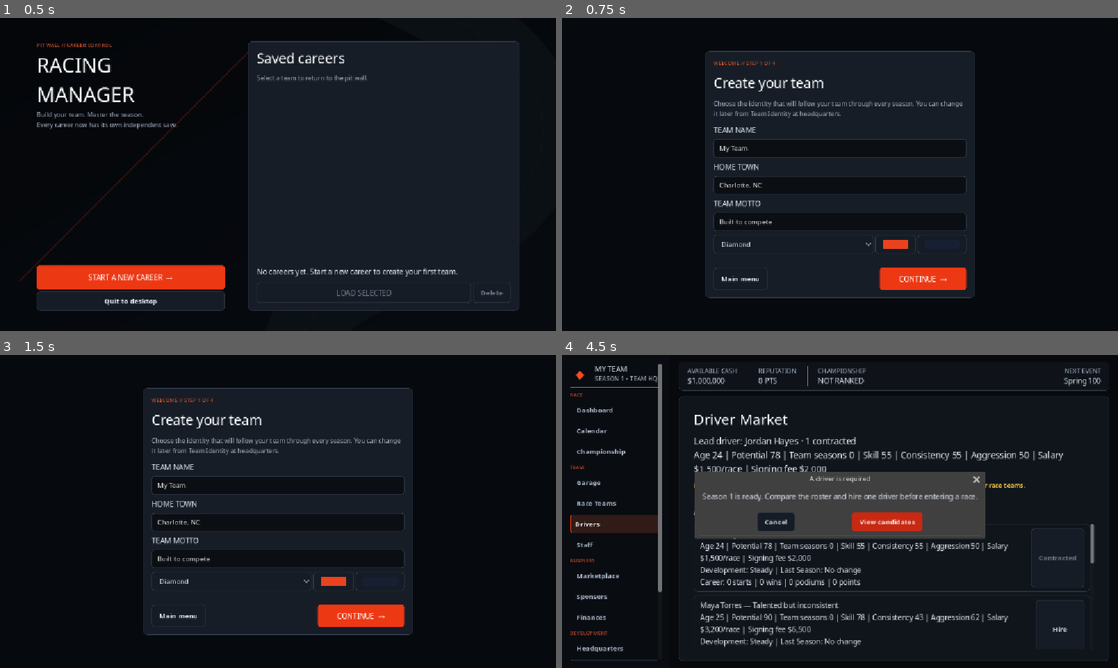
Above: before the commit, frames 1-4 (two rows, left to right).
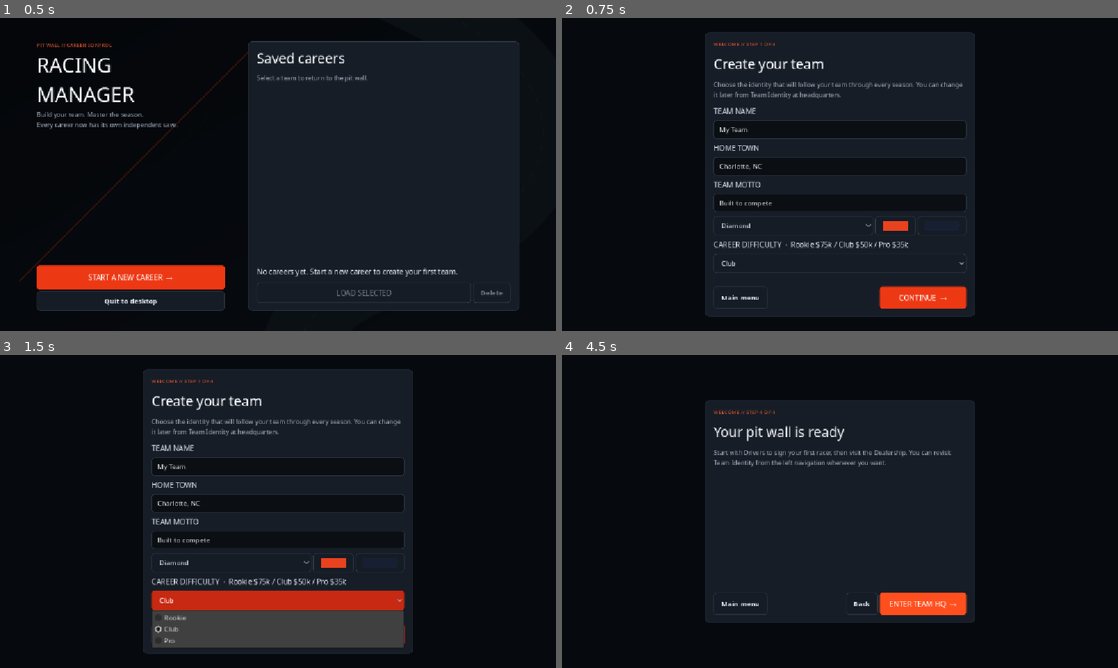
Above: after the commit, the same moments.

Repository: joeyp24/racing_manager
Game: Godot game, scene res://scenes/main_menu/main_menu.tscn
Two runs of this game, one before a commit and one after it. Both use one fixed random seed, a clock stepped at 60 frames per second and the inputs below.
Inputs (mouse positions are in pixels of both pictures, inside the frame that each line leads up to):
- Up to frame 1 (0.5 s): no input
- Up to frame 2 (0.75 s): click "START A NEW CAREER →" at 0.5 s
- Up to frame 3 (1.5 s): click (278, 599) at 1.25 s, where only the run after the commit has a clickable "Club"
- Up to frame 4 (4.5 s): click "CONTINUE →" at 2 s; click "CONTINUE →" at 2.75 s; click "CONTINUE →" at 3.5 s; click "ENTER TEAM HQ →" (after the commit: "CONTINUE →") at 4.25 s

Frame 1 is identical in both runs. In frame 2, 6.9% of the frame differs, in the area x 25-75%, y 4-96%; in frame 3, 13%; in frame 4, 22%, in the area x 1-99%, y 2-98%.

Commit message:
Rebalance career economy and race weekends

Diff:
--- a/autoload/race_manager.gd
+++ b/autoload/race_manager.gd
@@ -537,9 +537,13 @@
 		ai_driver.get("aggression", 50)
 	)
 
+	var career_growth := 0.0
+	if GameManager.team != null:
+		career_growth = float(GameManager.team.season_number - 1) * float(GameManager.team.get_difficulty_setting("ai_growth", 0.75))
 	var difficulty_score: float = (
 		34.0
 		+ float(selected_race.difficulty) * 0.30
+		+ career_growth
 	)
 
 	var skill_score: float = (
@@ -592,15 +596,16 @@
 	selected_race: Race,
 	finishing_position: int
 ) -> int:
-	match finishing_position:
-		1:
-			return selected_race.first_place_prize
-		2:
-			return selected_race.second_place_prize
-		3:
-			return selected_race.third_place_prize
-		_:
-			return 0
+	if finishing_position == 1:
+		return selected_race.first_place_prize
+	if finishing_position == 2:
+		return selected_race.second_place_prize
+	if finishing_position == 3:
+		return selected_race.third_place_prize
+	# Weekly short-track purses pay the whole field, including start money.
+	var base_payouts: Array[int] = [175, 150, 125, 110, 100, 90, 85]
+	var base := base_payouts[finishing_position - 4] if finishing_position >= 4 and finishing_position <= 10 else 75
+	return roundi(float(base) * float(selected_race.first_place_prize) / 500.0)
 
 
 func calculate_mileage_added(
@@ -767,7 +772,7 @@
 		return
 
 	result.sponsor_name = sponsor.sponsor_name
-	result.sponsor_race_payment = sponsor.payment_per_race
+	result.sponsor_race_payment = roundi(float(sponsor.payment_per_race) * float(team.get_difficulty_setting("sponsor_multiplier", 1.0)))
 	GameManager.add_team_money(result.sponsor_race_payment)
 	team.record_finance("Sponsor", result.sponsor_race_payment, "%s race payment" % sponsor.sponsor_name)
 	result.net_earnings += result.sponsor_race_payment
@@ -780,7 +785,7 @@
 		if team.sponsor_objective_progress >= sponsor.objective_target:
 			team.sponsor_objective_completed = true
 			result.sponsor_objective_completed = true
-			result.sponsor_objective_bonus = sponsor.objective_bonus
+			result.sponsor_objective_bonus = roundi(float(sponsor.objective_bonus) * float(team.get_difficulty_setting("sponsor_multiplier", 1.0)))
 			GameManager.add_team_money(result.sponsor_objective_bonus)
 			team.record_finance("Sponsor", result.sponsor_objective_bonus, "%s objective bonus" % sponsor.sponsor_name)
 			result.net_earnings += result.sponsor_objective_bonus
--- a/resources/races/capital_200.tres
+++ b/resources/races/capital_200.tres
@@ -9,8 +9,12 @@
 track_name = "Capital Speedway"
 race_date = "June 15"
 lap_count = 180
-entry_fee = 2200
-first_place_prize = 8000
-second_place_prize = 4000
-third_place_prize = 2000
+entry_fee = 50
+first_place_prize = 500
+second_place_prize = 300
+third_place_prize = 225
 difficulty = 57
+travel_cost = 706
+preparation_cost = 460
+insurance_cost = 164
+facility_cost = 189
--- a/resources/races/championship_300.tres
+++ b/resources/races/championship_300.tres
@@ -9,8 +9,12 @@
 track_name = "Victory Lane Speedway"
 race_date = "September 21"
 lap_count = 300
-entry_fee = 3500
-first_place_prize = 15000
-second_place_prize = 7500
-third_place_prize = 3750
+entry_fee = 50
+first_place_prize = 550
+second_place_prize = 330
+third_place_prize = 250
 difficulty = 88
+travel_cost = 954
+preparation_cost = 615
+insurance_cost = 226
+facility_cost = 251
--- a/resources/races/coastal_150.tres
+++ b/resources/races/coastal_150.tres
@@ -9,8 +9,12 @@
 track_name = "Oceanview Speedway"
 race_date = "April 12"
 lap_count = 130
-entry_fee = 1400
-first_place_prize = 6000
-second_place_prize = 3000
-third_place_prize = 1500
+entry_fee = 50
+first_place_prize = 600
+second_place_prize = 360
+third_place_prize = 270
 difficulty = 34
+travel_cost = 522
+preparation_cost = 345
+insurance_cost = 118
+facility_cost = 143
--- a/resources/races/desert_175.tres
+++ b/resources/races/desert_175.tres
@@ -9,8 +9,12 @@
 track_name = "Canyon Motorsports Park"
 race_date = "April 26"
 lap_count = 145
-entry_fee = 1600
-first_place_prize = 6500
-second_place_prize = 3250
-third_place_prize = 1600
+entry_fee = 50
+first_place_prize = 650
+second_place_prize = 390
+third_place_prize = 290
 difficulty = 40
+travel_cost = 570
+preparation_cost = 375
+insurance_cost = 130
+facility_cost = 155
--- a/resources/races/forest_240.tres
+++ b/resources/races/forest_240.tres
@@ -9,8 +9,12 @@
 track_name = "Evergreen Raceway"
 race_date = "August 10"
 lap_count = 220
-entry_fee = 2800
-first_place_prize = 10000
-second_place_prize = 5000
-third_place_prize = 2500
+entry_fee = 50
+first_place_prize = 700
+second_place_prize = 420
+third_place_prize = 315
 difficulty = 74
+travel_cost = 842
+preparation_cost = 545
+insurance_cost = 198
+facility_cost = 223
--- a/resources/races/harbor_180.tres
+++ b/resources/races/harbor_180.tres
@@ -9,8 +9,12 @@
 track_name = "Portside Oval"
 race_date = "July 20"
 lap_count = 190
-entry_fee = 2600
-first_place_prize = 9000
-second_place_prize = 4500
-third_place_prize = 2250
+entry_fee = 50
+first_place_prize = 750
+second_place_prize = 450
+third_place_prize = 340
 difficulty = 68
+travel_cost = 794
+preparation_cost = 515
+insurance_cost = 186
+facility_cost = 211
--- a/resources/races/lakeside_225.tres
+++ b/resources/races/lakeside_225.tres
@@ -9,8 +9,12 @@
 track_name = "Great Lakes Circuit"
 race_date = "June 1"
 lap_count = 175
-entry_fee = 2000
-first_place_prize = 7500
-second_place_prize = 3800
-third_place_prize = 1900
+entry_fee = 50
+first_place_prize = 800
+second_place_prize = 480
+third_place_prize = 360
 difficulty = 52
+travel_cost = 666
+preparation_cost = 435
+insurance_cost = 154
+facility_cost = 179
--- a/resources/races/mountain_classic.tres
+++ b/resources/races/mountain_classic.tres
@@ -9,9 +9,13 @@
 track_name = "Highland Raceway"
 race_date = "May 18"
 lap_count = 160
-entry_fee = 1800
-first_place_prize = 7000
-second_place_prize = 3500
-third_place_prize = 1800
+entry_fee = 50
+first_place_prize = 900
+second_place_prize = 540
+third_place_prize = 405
 difficulty = 48
 metadata/_custom_type_script = "uid://71mnmyrsb1lb"
+travel_cost = 634
+preparation_cost = 415
+insurance_cost = 146
+facility_cost = 171
--- a/resources/races/national_stock_car_300.tres
+++ b/resources/races/national_stock_car_300.tres
@@ -9,9 +9,13 @@
 track_name = "Southern Speedway"
 race_date = "September 7"
 lap_count = 100
-entry_fee = 2000
-first_place_prize = 6000
-second_place_prize = 3000
-third_place_prize = 1500
+entry_fee = 50
+first_place_prize = 1000
+second_place_prize = 600
+third_place_prize = 450
 difficulty = 80
 metadata/_custom_type_script = "uid://71mnmyrsb1lb"
+travel_cost = 890
+preparation_cost = 575
+insurance_cost = 210
+facility_cost = 235
--- a/resources/races/prairie_250.tres
+++ b/resources/races/prairie_250.tres
@@ -9,8 +9,12 @@
 track_name = "Heartland Raceway"
 race_date = "July 6"
 lap_count = 200
-entry_fee = 2400
-first_place_prize = 8500
-second_place_prize = 4250
-third_place_prize = 2100
+entry_fee = 50
+first_place_prize = 1100
+second_place_prize = 660
+third_place_prize = 495
 difficulty = 62
+travel_cost = 746
+preparation_cost = 485
+insurance_cost = 174
+facility_cost = 199
--- a/resources/races/race.gd
+++ b/resources/races/race.gd
@@ -10,7 +10,14 @@
 var lap_count: int = 50
 
 @export_range(0, 1000000, 100)
-var entry_fee: int = 1000
+var entry_fee: int = 50
+
+@export_range(0, 10000, 5) var driver_pit_pass: int = 40
+@export_range(0, 10000, 5) var transponder_rental: int = 15
+@export_range(0, 100000, 10) var travel_cost: int = 350
+@export_range(0, 100000, 10) var preparation_cost: int = 250
+@export_range(0, 100000, 10) var insurance_cost: int = 75
+@export_range(0, 100000, 10) var facility_cost: int = 125
 
 @export_range(0, 10000000, 100)
 var first_place_prize: int = 5000
@@ -25,3 +32,15 @@
 var difficulty: int = 25
 
 @export_multiline var description: String = ""
+
+
+func get_track_charges() -> int:
+	return entry_fee + driver_pit_pass + transponder_rental
+
+
+func get_operating_cost() -> int:
+	return travel_cost + preparation_cost + insurance_cost + facility_cost
+
+
+func get_weekend_cost() -> int:
+	return get_track_charges() + get_operating_cost()
--- a/resources/races/riverside_200.tres
+++ b/resources/races/riverside_200.tres
@@ -9,9 +9,13 @@
 track_name = "Riverside Raceway"
 race_date = "March 29"
 lap_count = 120
-entry_fee = 1200
-first_place_prize = 5500
-second_place_prize = 2800
-third_place_prize = 1400
+entry_fee = 50
+first_place_prize = 1250
+second_place_prize = 750
+third_place_prize = 560
 difficulty = 30
 metadata/_custom_type_script = "uid://71mnmyrsb1lb"
+travel_cost = 490
+preparation_cost = 325
+insurance_cost = 110
+facility_cost = 135
--- a/resources/races/spring_speedway_100.tres
+++ b/resources/races/spring_speedway_100.tres
@@ -9,9 +9,13 @@
 track_name = "Spring Speedway"
 race_date = "March 8"
 lap_count = 100
-entry_fee = 1000
-first_place_prize = 5000
-second_place_prize = 2500
-third_place_prize = 1000
+entry_fee = 50
+first_place_prize = 1500
+second_place_prize = 900
+third_place_prize = 675
 difficulty = 25
 metadata/_custom_type_script = "uid://71mnmyrsb1lb"
+travel_cost = 450
+preparation_cost = 300
+insurance_cost = 100
+facility_cost = 125
--- a/resources/team.gd
+++ b/resources/team.gd
@@ -24,7 +24,9 @@
 @export_enum("Diamond", "Shield", "Bolt", "Flag") var team_badge: String = "Diamond"
 @export var tutorial_completed: bool = false
 @export var last_saved_unix_time: int = 0
-@export var money: int = 1000000
+@export var money: int = 50000
+@export_enum("Rookie", "Club", "Pro") var career_difficulty: String = "Club"
+@export var recovery_funding_used: bool = false
 @export var reputation: int = 0
 @export var championship_points: int = 0
 @export var season_number: int = 1
@@ -67,6 +69,12 @@
 @export var staff: Array[StaffMember] = []
 @export var finance_history: Array[Dictionary] = []
 
+const DIFFICULTY_SETTINGS: Dictionary = {
+	"Rookie": {"starting_cash": 75000, "sponsor_multiplier": 1.25, "ai_growth": 0.45, "repair_multiplier": 0.75},
+	"Club": {"starting_cash": 50000, "sponsor_multiplier": 1.0, "ai_growth": 0.75, "repair_multiplier": 1.0},
+	"Pro": {"starting_cash": 35000, "sponsor_multiplier": 0.80, "ai_growth": 1.10, "repair_multiplier": 1.35}
+}
+
 
 func _init() -> void:
 	ensure_departments()
@@ -75,6 +83,26 @@
 	ensure_race_teams()
 	ensure_car_parts()
 	ensure_staff_market()
+
+
+func set_career_difficulty(value: String) -> void:
+	career_difficulty = value if DIFFICULTY_SETTINGS.has(value) else "Club"
+	money = int(get_difficulty_setting("starting_cash", 50000))
+	emit_changed()
+
+
+func get_difficulty_setting(key: String, fallback: Variant) -> Variant:
+	return (DIFFICULTY_SETTINGS.get(career_difficulty, DIFFICULTY_SETTINGS["Club"]) as Dictionary).get(key, fallback)
+
+
+func accept_owner_investment() -> bool:
+	if recovery_funding_used or money >= 10000:
+		return false
+	recovery_funding_used = true
+	money += 15000
+	record_finance("Funding", 15000, "Emergency owner investment")
+	emit_changed()
+	return true
 
 
 func ensure_departments() -> void:
@@ -567,7 +595,8 @@
 	):
 		maximum_restore += 4
 	var restored := mini(100 - part.condition, maximum_restore)
-	var cost := get_discounted_cost(restored * PART_REPAIR_COST_PER_POINT)
+	var difficulty_cost := roundi(float(restored * PART_REPAIR_COST_PER_POINT) * float(get_difficulty_setting("repair_multiplier", 1.0)))
+	var cost := get_discounted_cost(difficulty_cost)
 	if money < cost:
 		return 0
 	money -= cost
--- a/scenes/onboarding/onboarding.gd
+++ b/scenes/onboarding/onboarding.gd
@@ -10,6 +10,7 @@
 @onready var badge_option: OptionButton = %badge_option
 @onready var primary_picker: ColorPickerButton = %primary_picker
 @onready var secondary_picker: ColorPickerButton = %secondary_picker
+@onready var difficulty_option: OptionButton = %difficulty_option
 @onready var back_button: Button = %back_button
 @onready var next_button: Button = %next_button
 
@@ -27,6 +28,9 @@
 		GameManager.new_game()
 	for badge in ["Diamond", "Shield", "Bolt", "Flag"]:
 		badge_option.add_item(badge)
+	for difficulty in ["Rookie", "Club", "Pro"]:
+		difficulty_option.add_item(difficulty)
+	difficulty_option.select(1)
 	name_edit.text = GameManager.team.team_name
 	hometown_edit.text = GameManager.team.hometown
 	motto_edit.text = GameManager.team.team_motto
@@ -76,6 +80,7 @@
 	team.primary_color = primary_picker.color
 	team.secondary_color = secondary_picker.color
 	team.accent_color = primary_picker.color.lerp(Color.WHITE, 0.8)
+	team.set_career_difficulty(difficulty_option.get_item_text(difficulty_option.selected))
 	for driver in team.drivers:
 		if driver != null and driver.is_player_driver:
 			driver.team_name = team.team_name
--- a/scenes/onboarding/onboarding.tscn
+++ b/scenes/onboarding/onboarding.tscn
@@ -86,6 +86,13 @@
 max_length = 64
 [node name="Style" type="HBoxContainer" parent="PageScroll/Center/Panel/Content/setup_form"]
 layout_mode = 2
+[node name="DifficultyLabel" type="Label" parent="PageScroll/Center/Panel/Content/setup_form"]
+layout_mode = 2
+text = "CAREER DIFFICULTY  ·  Rookie $75k / Club $50k / Pro $35k"
+[node name="difficulty_option" type="OptionButton" parent="PageScroll/Center/Panel/Content/setup_form"]
+unique_name_in_owner = true
+layout_mode = 2
+tooltip_text = "Difficulty also changes sponsor generosity, rival growth, and repair costs."
 [node name="badge_option" type="OptionButton" parent="PageScroll/Center/Panel/Content/setup_form/Style"]
 unique_name_in_owner = true
 layout_mode = 2
--- a/scenes/pages/finances/finances.gd
+++ b/scenes/pages/finances/finances.gd
@@ -3,9 +3,11 @@
 @onready var overview_label: Label = %overview_label
 @onready var payroll_label: Label = %payroll_label
 @onready var history_container: VBoxContainer = %history_container
+@onready var recovery_button: Button = %recovery_button
 
 
 func _ready() -> void:
+	recovery_button.pressed.connect(_on_recovery_pressed)
 	refresh_finances()
 
 
@@ -29,6 +31,8 @@
 	var chief_salary := chief.salary if chief != null else 0
 	var engineer_salary := team.get_staff_payroll() - chief_salary
 	payroll_label.text = "Driver: $%s/race\nCrew chief: $%s/race\nEngineers: $%s/race\nTotal payroll: $%s/race\nRaces rema …(265 unchanged characters)…
+	recovery_button.disabled = team.recovery_funding_used or team.money >= 10000
+	recovery_button.text = "Owner investment already used" if team.recovery_funding_used else "Accept emergency owner investment (+$15,000)"
 
 	for child in history_container.get_children():
 		child.queue_free()
@@ -58,6 +62,13 @@
 	return "$0"
 
 
+func _on_recovery_pressed() -> void:
+	if GameManager.team.accept_owner_investment():
+		GameManager.refresh_team_money()
+		GameManager.save_game()
+		refresh_finances()
+
+
 func format_number(number: int) -> String:
 	var number_string := str(number)
 	var formatted := ""
--- a/scenes/pages/finances/finances.tscn
+++ b/scenes/pages/finances/finances.tscn
@@ -59,6 +59,12 @@
 theme_override_font_sizes/font_size = 20
 text = "Transaction History"
 
+[node name="recovery_button" type="Button" parent="margin/layout"]
+unique_name_in_owner = true
+layout_mode = 2
+text = "Accept emergency owner investment (+$15,000)"
+tooltip_text = "Available once per career when cash falls below $10,000."
+
 [node name="history_scroll" type="ScrollContainer" parent="margin/layout"]
 layout_mode = 2
 size_flags_vertical = 3
--- a/scenes/pages/garage/car_inspection.gd
+++ b/scenes/pages/garage/car_inspection.gd
@@ -121,7 +121,8 @@
 	var engineering_discount := GameManager.team.get_department_bonus("engineering")
 	var mechanic_discount := GameManager.team.get_repair_time_reduction() * 0.35
 	var improved_cost := ceili(float(base_cost) * (1.0 - (engineering_discount + mechanic_discount) / 100.0))
-	return GameManager.team.get_discounted_cost(improved_cost)
+	var difficulty_cost := roundi(float(improved_cost) * float(GameManager.team.get_difficulty_setting("repair_multiplier", 1.0)))
+	return GameManager.team.get_discounted_cost(difficulty_cost)
 
 
 func _on_repair_button_pressed() -> void:
--- a/scenes/pages/race_entry/race_entry.gd
+++ b/scenes/pages/race_entry/race_entry.gd
@@ -53,7 +53,7 @@
 		prize_label.text = ""
 		return
 	race_name_label.text = race.race_name
-	event_details_label.text = "%s  •  %s\n%d laps  •  Difficulty %d/100  •  Entry $%s" % [race.track_name, race.race_date, race.lap_count, race.difficulty, format_number(race.entry_fee)]
+	event_details_label.text = "%s  •  %s\n%d laps  •  Difficulty %d/100  •  Track charges $%s  •  Operations $%s" % [race.track_name, race.race_date, race.lap_count, race.difficulty, format_number(race.get_track_charges()), format_number(race.get_operating_cost())]
 	prize_label.text = "PRIZE STRUCTURE  1st $%s  •  2nd $%s  •  3rd $%s" % [format_number(race.first_place_prize), format_number(race.second_place_prize), format_number(race.third_place_prize)]
 
 
@@ -179,7 +179,7 @@
 	var sponsor_income := sponsor.payment_per_race if sponsor != null else 0
 	var payroll: int = GameManager.team.get_total_race_payroll()
 	var objective_chance := clampi(roundi(72.0 + (strength - 60.0) - float(race.difficulty) * 0.25), 10, 95)
-	var total_fee: int = race.entry_fee * selected_race_teams.size()
+	var total_fee: int = race.get_weekend_cost() * selected_race_teams.size()
 	forecast_label.text = "EXPECTED FINISH  P%d–P%d\nExpected revenue $%s  •  Entry + payroll $%s  •  Net forecast %s$%s\n …(335 unchanged characters)…
 	var risks: Array[String] = []
 	if selected_car.condition < 70:
@@ -201,7 +201,7 @@
 		return
 	var checks := RaceReadiness.evaluate(GameManager.team, GameManager.selected_race, selected_car)
 	var overall := RaceReadiness.get_overall_status(checks)
-	var total_fee: int = GameManager.selected_race.entry_fee * selected_race_teams.size()
+	var total_fee: int = GameManager.selected_race.get_weekend_cost() * selected_race_teams.size()
 	if selected_race_teams.is_empty() or GameManager.team.money < total_fee:
 		overall = RaceReadiness.BLOCKED
 	readiness_summary_label.text = {RaceReadiness.READY: "READY TO ENTER", RaceReadiness.SUBOPTIMAL: "ENTRY AVAILABLE WITH WARNINGS", RaceReadiness.BLOCKED: "ENTRY BLOCKED"}.get(overall, "REVIEW")
@@ -229,13 +229,13 @@
 	confirm_button.disabled = true
 	back_button.disabled = true
 	status_label.text = "Committing entry fee and opening race weekend..."
-	var total_fee: int = GameManager.selected_race.entry_fee * selected_race_teams.size()
+	var total_fee: int = GameManager.selected_race.get_weekend_cost() * selected_race_teams.size()
 	if not GameManager.remove_team_money(total_fee):
 		status_label.text = "The entry fee could not be paid."
 		back_button.disabled = false
 		refresh_operations_center()
 		return
-	GameManager.team.record_finance("Race", -total_fee, "%s entry fees (%d teams)" % [GameManager.selected_race.race_name, selected_race_teams.size()])
+	GameManager.team.record_finance("Race Operations", -total_fee, "%s track, travel, preparation, insurance, and facility costs (%d teams)" % [GameManager.selected_race.race_name, selected_race_teams.size()])
 	var entries: Array[Dictionary] = []
 	for race_team in selected_race_teams:
 		entries.append({"team_id": race_team.team_id, "team_name": race_team.team_name, "driver_id": race_team.driver_id, "car_bay": race_team.car_bay})
@@ -250,11 +250,7 @@
 
 
 func _prize_for_position(race: Race, position: int) -> int:
-	match position:
-		1: return race.first_place_prize
-		2: return race.second_place_prize
-		3: return race.third_place_prize
-		_: return 0
+	return RaceManager.calculate_prize_money(race, position)
 
 
 func format_number(number: int) -> String:
--- a/scenes/pages/race_results/race_results.gd
+++ b/scenes/pages/race_results/race_results.gd
@@ -87,7 +87,7 @@
 func create_financial_summary(result: RaceResult) -> String:
 	return (
 		"Financial Summary\n\n"
-		+ "Entry Fee: -$%s\n"
+		+ "Weekend Operations: -$%s\n"
 		+ "Prize Money: +$%s\n"
 		+ "Driver Salary: -$%s\n"
 		+ "Crew Chief Salary: -$%s\n"
